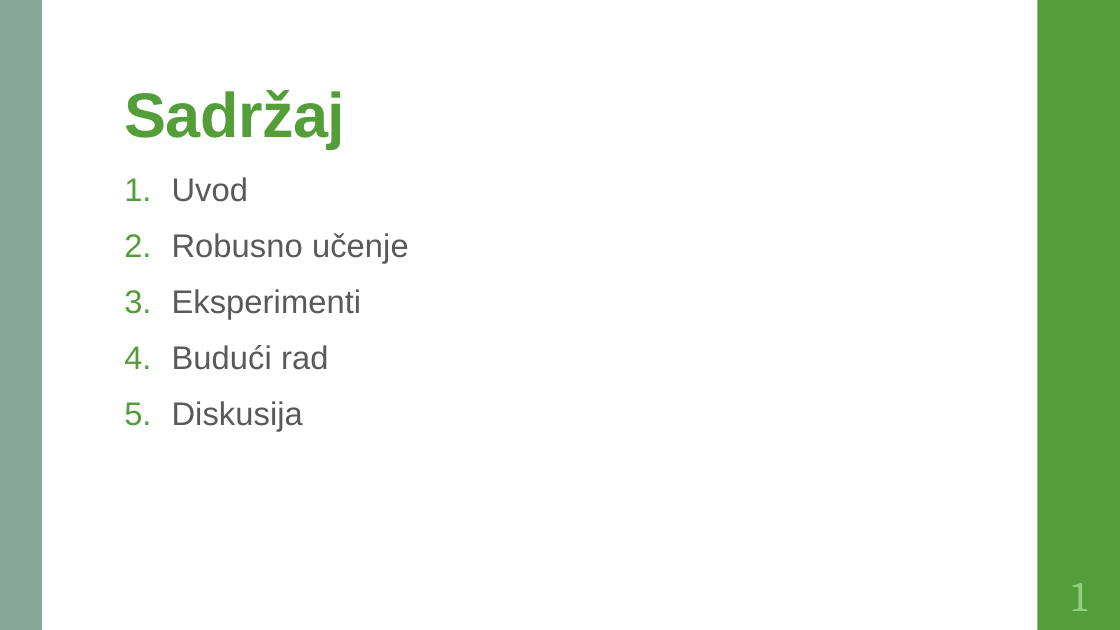
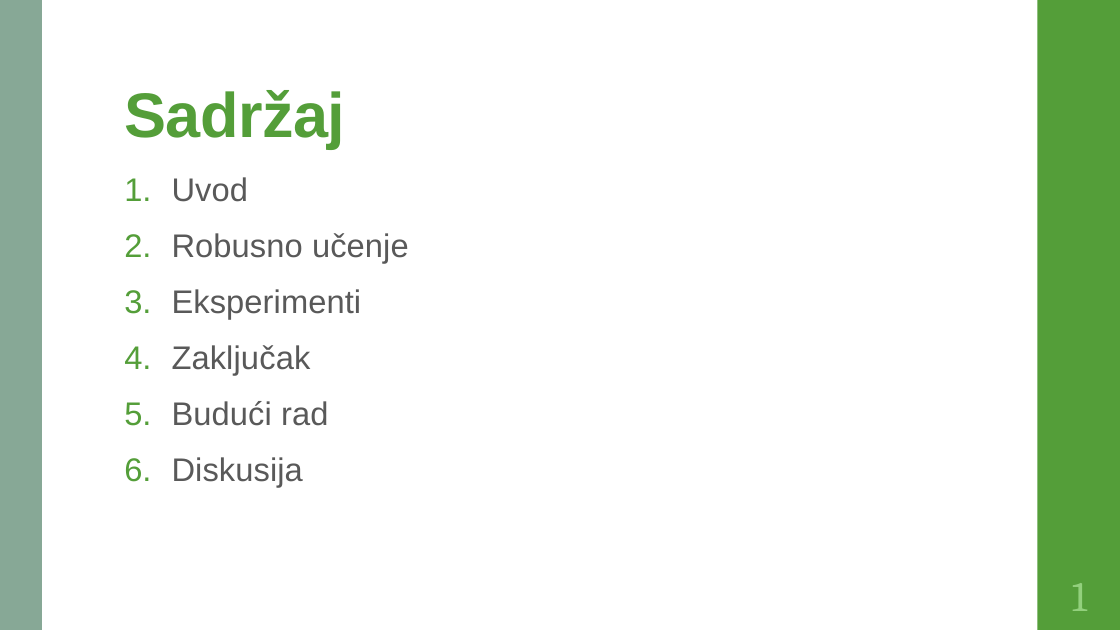
Before and after one commit to DomJamb/Zavrsni-rad-R, a slide deck: slide 2 of Dokumentacija/Algoritmi za brzo učenje na neprijateljskim primjerima.pptx. Drawn at 1120x630 pixels with LibreOffice and Linux fonts; fonts in the diff are those of the drawing. Boxes give left, top, right and bottom in pixels: in the first picture for what was removed or moved away, otherwise in the second. Text is boxed around its words. In the diff, an @@ line names an element or a change of style, - is before the commit and + after.

```diff
--- a/Dokumentacija/Algoritmi za brzo učenje na neprijateljskim primjerima.pptx
+++ b/Dokumentacija/Algoritmi za brzo učenje na neprijateljskim primjerima.pptx
@@ text at [172,345,311,375]: paragraph added @@
+4. Zaključak
```
Also in this commit, not shown: 2 other slides changed, 1 slide added, 11 other files.
